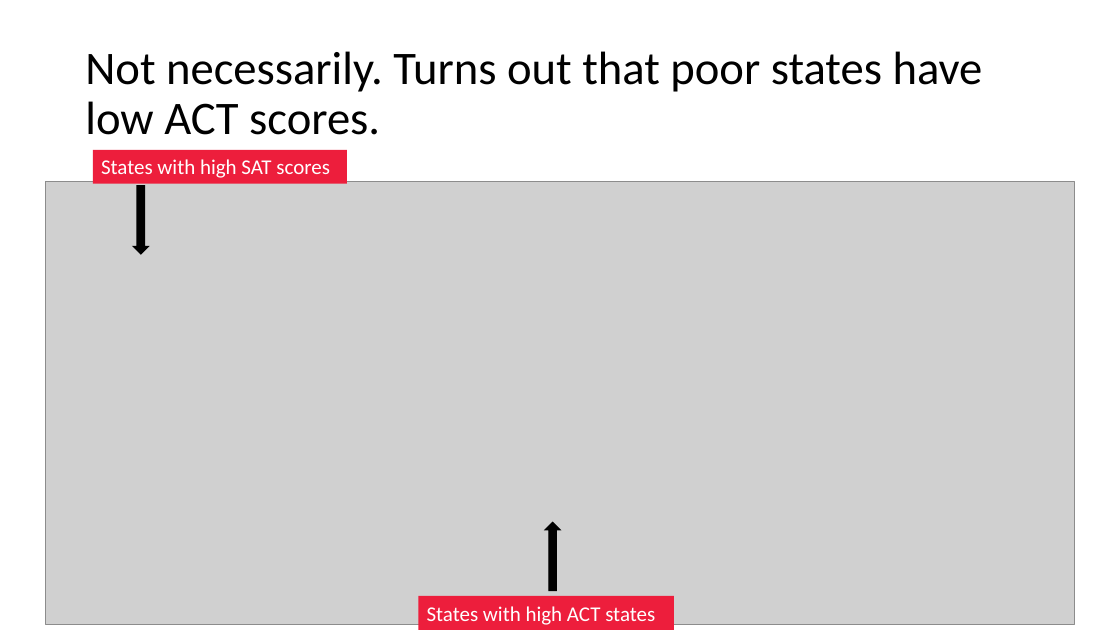
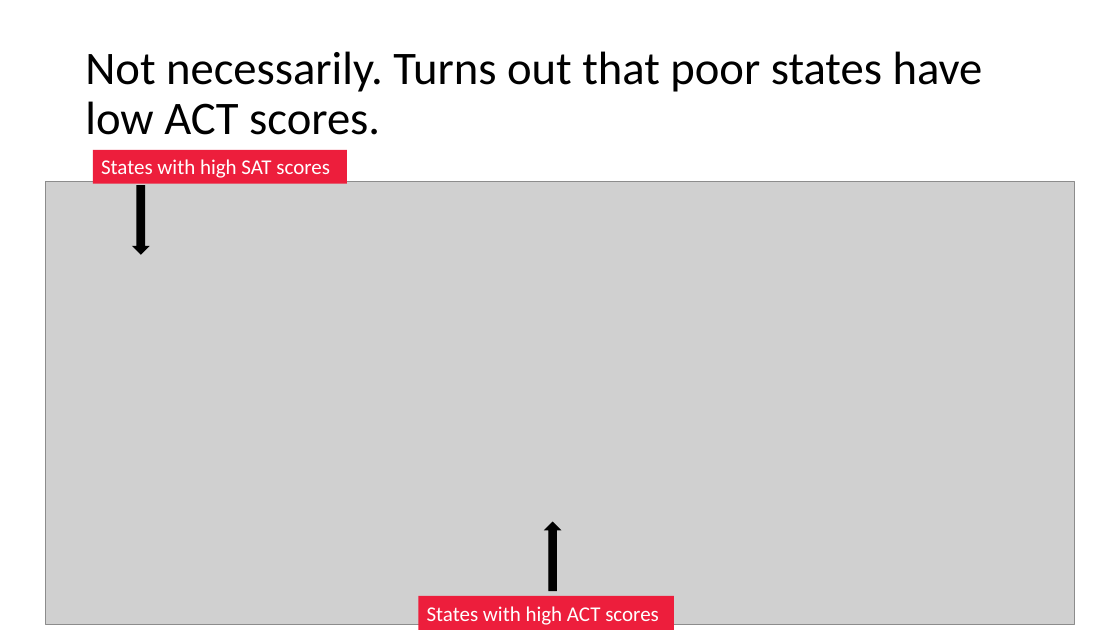
Before and after one commit to benjamin-awd/GA-Project-1, a slide deck: slide 6 of SAT-ACT-Presentation.pptx. Drawn at 1120x630 pixels with LibreOffice and Linux fonts; fonts in the diff are those of the drawing; grey boxes stand for pictures. Boxes give left, top, right and bottom in pixels: in the first picture for what was removed or moved away, otherwise in the second. Text is boxed around its words. In the diff, an @@ line names an element or a change of style, - is before the commit and + after.

```diff
--- a/SAT-ACT-Presentation.pptx
+++ b/SAT-ACT-Presentation.pptx
@@ text in rectangle at bbox=[427, 606, 659, 625]: text changed @@
-States with high ACT states
+States with high ACT scores
```
Also in this commit, not shown: 2 slides added, 2 slides removed, 1 other file.
